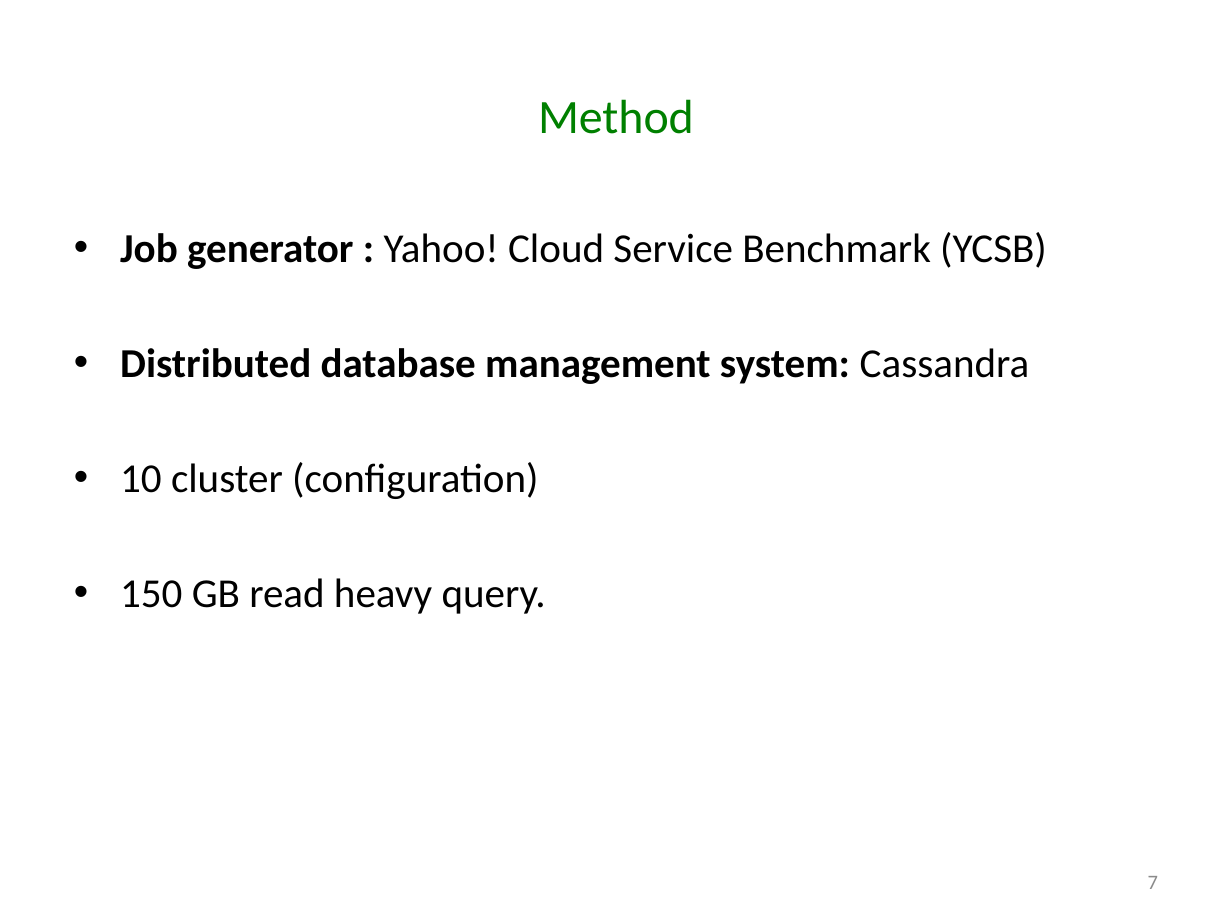
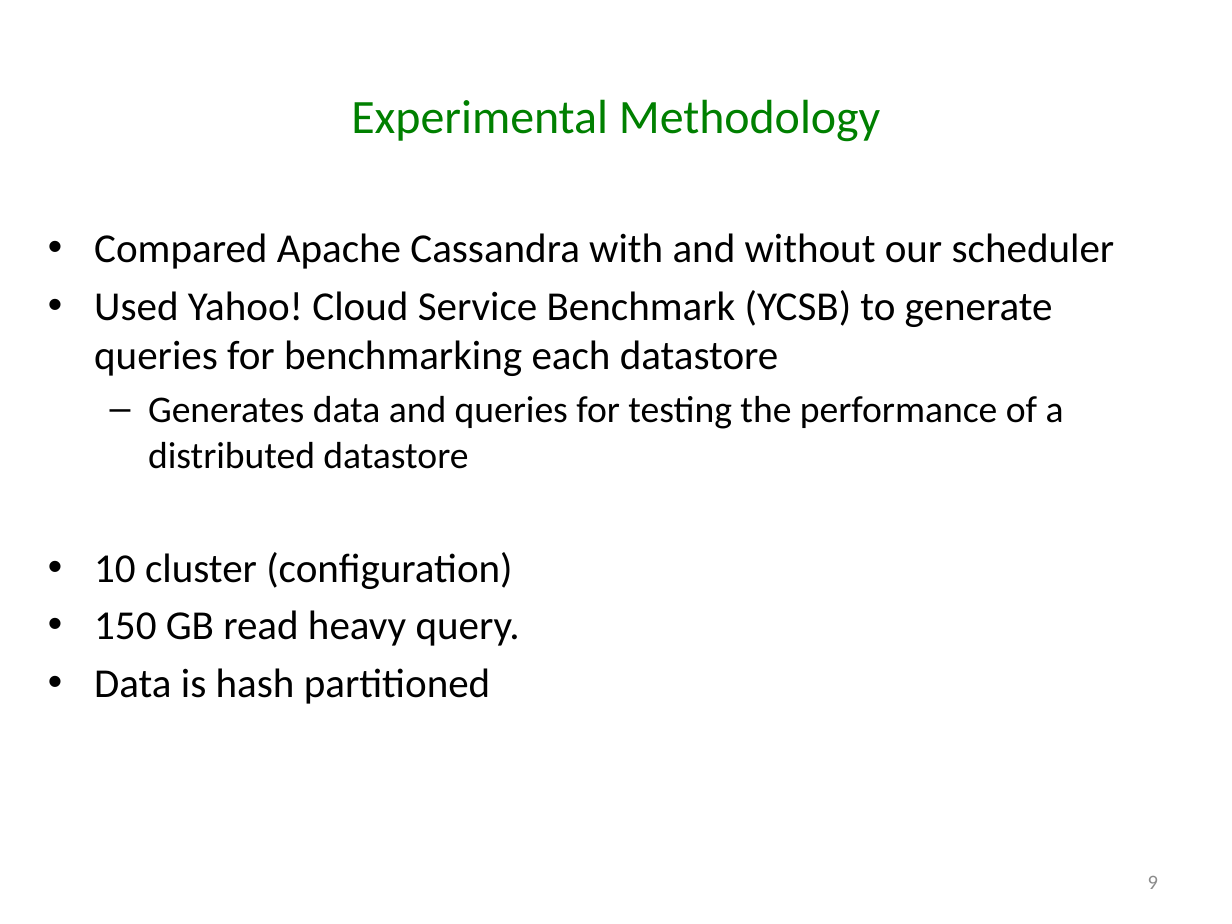
Before and after one commit to godares79/CS848-Project, a slide deck: slide 9 of PresentationSlides/Presentation.pptx (slide 7 before the commit). Drawn at 1232x924 pixels with LibreOffice and Linux fonts; fonts in the diff are those of the drawing. Boxes give left, top, right and bottom in pixels: in the first picture for what was removed or moved away, otherwise in the second. Text is boxed around its words. In the diff, an @@ line names an element or a change of style, - is before the commit and + after.

```diff
--- a/PresentationSlides/Presentation.pptx
+++ b/PresentationSlides/Presentation.pptx
@@ title at [351,99,880,142]: text changed @@
-Method
+Experimental Methodology
@@ text "Compared Apache Cassandra with and ...": place and size @@
-text "Compared Apache Cassandra with and ..." at [120,232,1047,614]
+text "Compared Apache Cassandra with and ..." at [94,233,1115,704]
@@ text at [94,233,1115,469]: text changed; bold off @@
-• Job generator : Yahoo! Cloud Service Benchmark (YCSB)
-• Distributed database management system: Cassandra
+• Compared Apache Cassandra with and without our scheduler
+• Used Yahoo! Cloud Service Benchmark (YCSB) to generate queries for benchmarking each datastore
+  – Generates data and queries for testing the performance of a distributed datastore
@@ text at [94,668,490,704]: paragraph added @@
+• Data is hash partitioned
@@ page number at [1148,876,1158,889]: text changed @@
-7
+9
```
Also in this commit, not shown: 7 other slides changed, 6 slides added, 2 slides removed, 1 other file.
